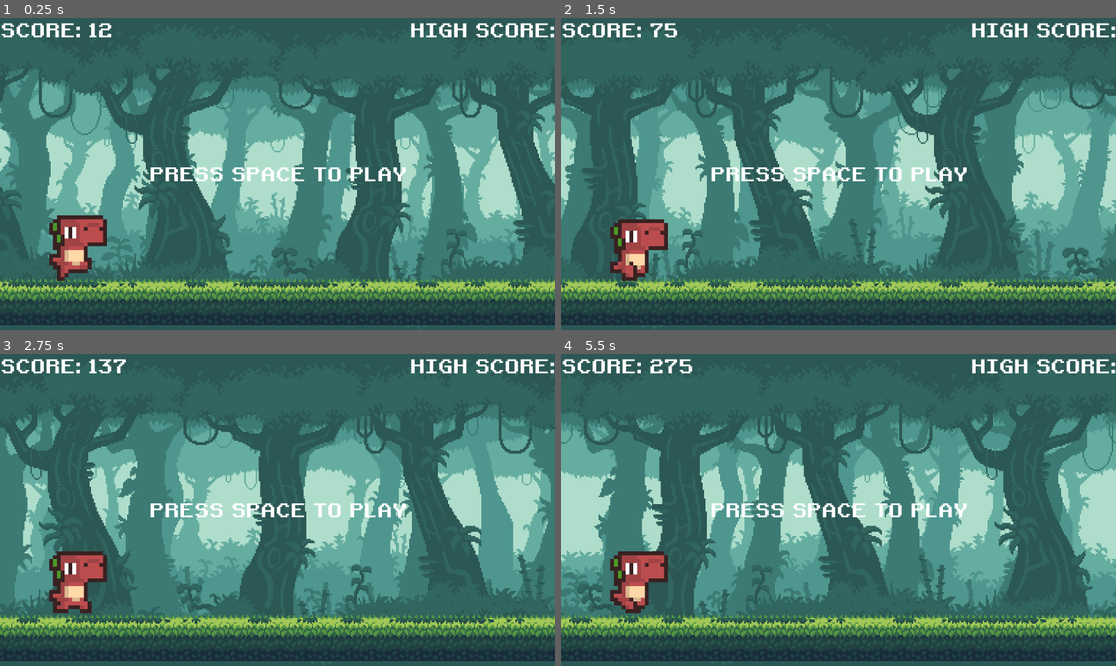
Above: before the commit, frames 1-4 (two rows, left to right).
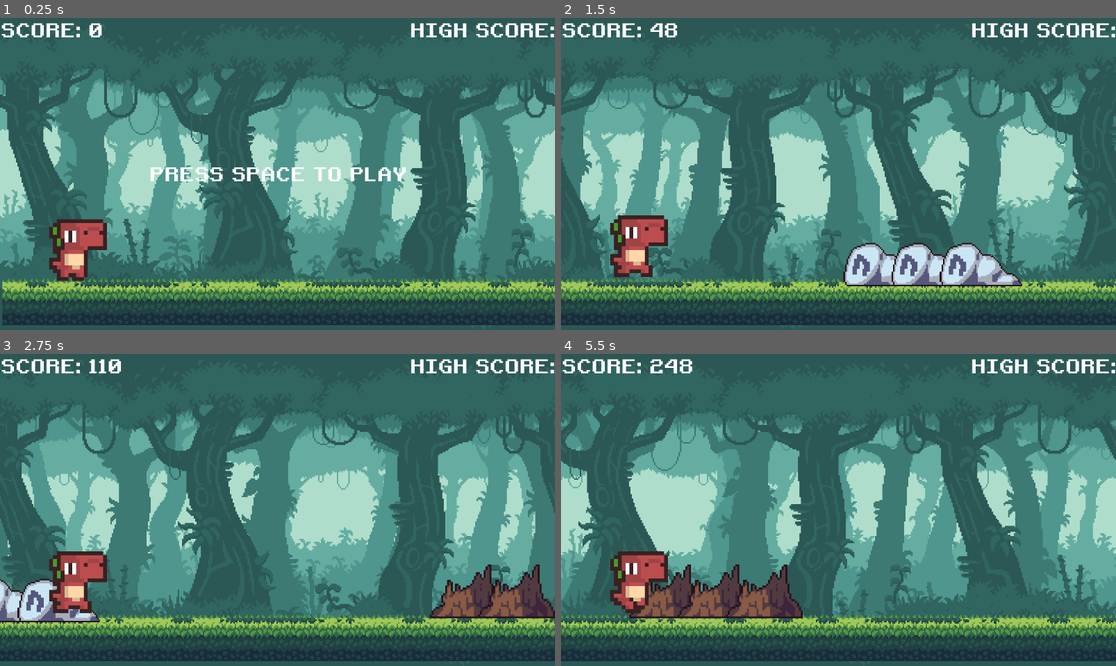
Above: after the commit, the same moments.

Repository: lerish830-arch/natikfem
Game: Godot game, scene res://scenes/main.tscn
The game is run twice, just before and just after one commit, with the same random seed, the same clock (stepped at 60 frames per second) and the same inputs.
Inputs (mouse positions are in pixels of both pictures, inside the frame that each line leads up to):
- Up to frame 1 (0.25 s): no input
- Up to frame 2 (1.5 s): tap Space at 0.5, 1.25 s; move the mouse to (960, 158) at 0.52 s; hold Enter (ui_accept) 0.53-1.28 s; hold Right from 0.53 s (still down); click (960, 158) at 0.67 s; move the mouse to (727, 189) at 1.27 s; tap Alt at 1.35 s
- Up to frame 3 (2.75 s): tap Enter (ui_accept) at 1.52, 1.55, 1.82 s; tap Space at 2 s; move the mouse to (333, 441) at 2.02 s; release Right at 2.03 s; hold Left from 2.03 s (still down); hold Enter (ui_accept) from 2.03 s (still down); tap Shift at 2.1 s
- Up to frame 4 (5.5 s): tap Space at 2.75, 3.5, 4.25 s; move the mouse to (810, 572) at 2.77 s; release Left at 2.78 s; release Enter (ui_accept) at 2.78 s; hold Right 2.78-4.28 s; tap Enter (ui_accept) at 2.85, 3.02, 3.32, 4.52, 4.55, 4.82 s; click (810, 572) at 2.92 s; move the mouse to (1005, 556) at 3.52 s; hold Enter (ui_accept) 3.53-4.28 s; tap Alt at 3.6 s; move the mouse to (672, 463) at 4.27 s; hold Left 4.28-5.03 s; tap Shift at 4.35 s; move the mouse to (866, 510) at 5.02 s; hold Right from 5.03 s (still down); hold Enter (ui_accept) from 5.03 s (still down); click (866, 510) at 5.17 s

The runs differ from the first frame. In frame 1, 49% of the frame differs, in the area x 0-100%, y 1-99%; in frame 2, 43%; in frame 3, 40%; in frame 4, 41%.

Commit message:
difficulty
im adding more obstacles like 2-3 obstacles together to make it harder otherwise the game would be too easy so currently what im planning to do is set the obstacles make it completely random work on the highe score mechanics next and then i have to make the collision shape 2d mechanics too

Diff:
--- a/scenes/dino.gd
+++ b/scenes/dino.gd
@@ -1,26 +1,26 @@
 extends CharacterBody2D
-
 const GRAVITY : int = 4200
 const JUMP_SPEED : int = -1800
 
 func _physics_process(delta):
-
 	velocity.y += GRAVITY * delta
 
 	if is_on_floor():
-		$RunCol.disabled = false
+		if not get_parent().game_running:
+			$AnimatedSprite2D.play("Idle" )
+		else:
+			$RunCol.disabled = false
 
-		if Input.is_action_just_pressed("ui_accept"):
-			velocity.y = JUMP_SPEED
-			#$jumpSound.play()
+			if Input.is_action_just_pressed("ui_accept"):
+				velocity.y = JUMP_SPEED
+				#$JumpSound.play()
 
-		elif Input.is_action_pressed("ui_down"):
-			$AnimatedSprite2D.play("Duck")
-			$RunCol.disabled = true
+			elif Input.is_action_pressed("ui_down"):
+				$AnimatedSprite2D.play("Duck")
+				$RunCol.disabled = true
 
-		else:
-			$AnimatedSprite2D.play("Run")
-
+			else:
+				$AnimatedSprite2D.play("Run")
 	else:
 		$AnimatedSprite2D.play("jump")
 
--- a/scenes/main.gd
+++ b/scenes/main.gd
@@ -1,41 +1,90 @@
 extends Node
 
-#game variables
+var stump_scene = preload("res://scenes/stump.tscn")
+var rock_scene = preload("res://scenes/rocks.tscn")
+var barrels_scene = preload("res://scenes/barrels.tscn")
+var bird_scene = preload("res://scenes/bird.tscn")
+
+var obstacle_types := [stump_scene, rock_scene, barrels_scene]
+var obstacles : Array
+var bird_heights = [200, 390]
+
+# game variables
 const DINO_START_POS := Vector2i(150, 485)
 const CAM_START_POS := Vector2i(576, 324)
 
 var score : int
-const SCORE_MODIFIER : int  = 12
+const SCORE_MODIFIER : int = 12
 var speed : float
 
 const START_SPEED : float = 10.0
 const MAX_SPEED : int = 25
+const SPEED_MODIFIER : int = 5000
 
 var screen_size : Vector2i
+var ground_height : int
+var game_running : bool
+var last_obs
 
 func _ready() -> void:
 	screen_size = get_window().size
+	ground_height = $ground.get_node("Sprite2D").texture.get_height()
 	new_game()
 
 func new_game():
 	score = 0
+	show_score()
+	speed = START_SPEED
+	game_running = false
 
 	$Dino.position = DINO_START_POS
 	$Dino.velocity = Vector2i(0, 0)
 	$Camera2D.position = CAM_START_POS
 	$ground.position = Vector2i(0, 0)
+	$HUD.get_node("startlabel").show()
 
 func _process(delta: float) -> void:
-	speed = START_SPEED
+	if game_running:
+		speed = START_SPEED + score / SPEED_MODIFIER
 
-	$Dino.position.x += speed
-	$Camera2D.position.x += speed
+		if speed > MAX_SPEED:
+			speed = MAX_SPEED
 
-	score += speed
-	show_score()
+		generate_obs()
 
-	if $Camera2D.position.x - $ground.position.x > screen_size.x * 1.5:
-		$ground.position.x += screen_size.x
+		$Dino.position.x += speed
+		$Camera2D.position.x += speed
+
+		score += speed
+		show_score()
+
+		if $Camera2D.position.x - $ground.position.x > screen_size.x * 1.5:
+			$ground.position.x += screen_size.x
+
+	else:
+		if Input.is_action_pressed("ui_accept"):
+			game_running = true
+			$HUD.get_node("startlabel").hide()
+
+func generate_obs():
+	if obstacles.is_empty() or last_obs.position.x < score + randi_range(300, 500):
+		var obs_type = obstacle_types[randi() % obstacle_types.size()]
+		var max_obs = 3
+
+		for i in range(randi() % max_obs + 1):
+			var obs = obs_type.instantiate()
+			var obs_height = obs.get_node("Sprite2D").texture.get_height()
+			var obs_scale = obs.get_node("Sprite2D").scale
+			var obs_x : int = screen_size.x + score + 100 + (i * 100)
+			var obs_y : int = screen_size.y - ground_height - (obs_height * obs_scale.y / 2) + 5
+
+			last_obs = obs
+			add_obs(obs, obs_x, obs_y)
+
+func add_obs(obs, x, y):
+	obs.position = Vector2i(x, y)
+	add_child(obs)
+	obstacles.append(obs)
 
 func show_score():
-	$HUD.get_node("Scorelabel").text = "SCORE: " + str(score/SCORE_MODIFIER)
+	$HUD.get_node("Scorelabel").text = "SCORE: " + str(score / SCORE_MODIFIER)
--- /dev/null
+++ b/scenes/rocks.tscn
@@ -0,0 +1,14 @@
+[gd_scene format=3 uid="uid://cky31mkdc85ay"]
+
+[ext_resource type="Texture2D" uid="uid://cwrmuahua87u0" path="res://assets/assets/img/obstacles/rock.png" id="1_ooke6"]
+
+[node name="rocks" type="Area2D" unique_id=952578832]
+
+[node name="Sprite2D" type="Sprite2D" parent="." unique_id=1452638276]
+texture_filter = 1
+scale = Vector2(3, 3)
+texture = ExtResource("1_ooke6")
+
+[node name="CollisionPolygon2D" type="CollisionPolygon2D" parent="." unique_id=1391169909]
+scale = Vector2(3, 3)
+polygon = PackedVector2Array(-18.666668, -13.333334, -24, -10.666667, -24, -8, -26.666668, -5.3333335, -28.5, 15, 28.5, 15, 26.666668, 8, 18.666668, 5.3333335, 18.400002, 2, 8, -8, 2.6666667, -8, 2.6666667, -8, 1.4505348, -9.216131, 0, -10.666667, -10.666667, -16)
